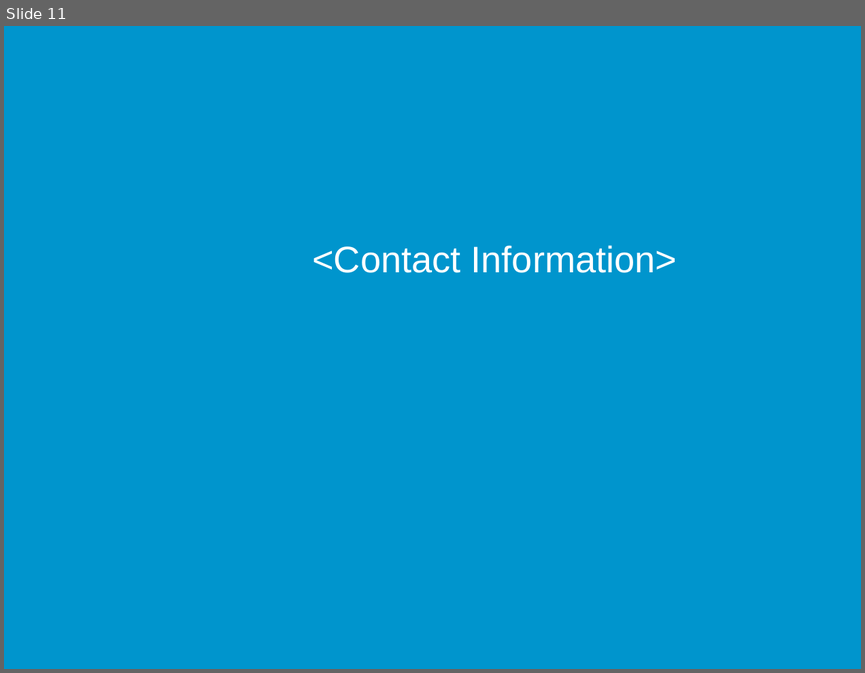
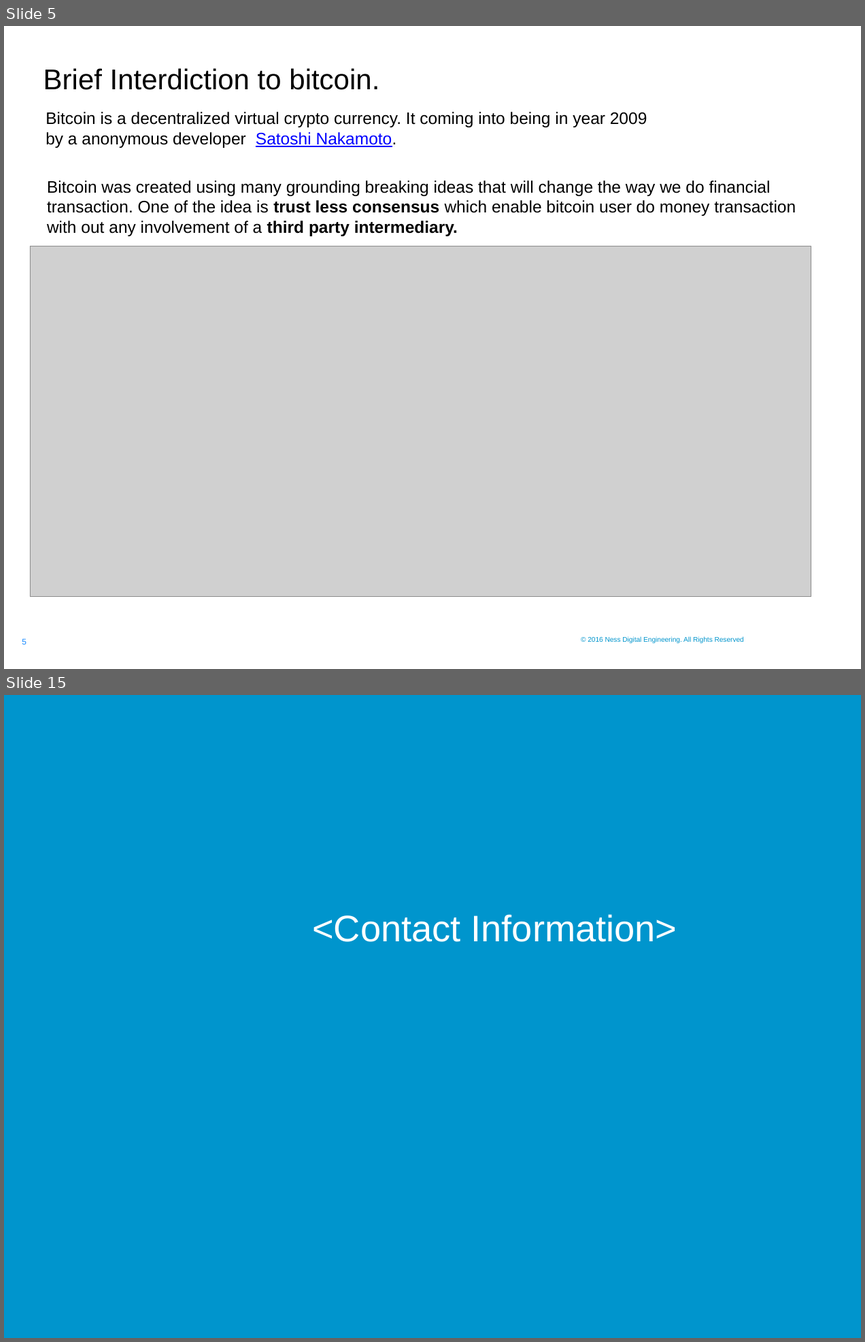
Before and after one commit to sagar-mahapatra-ness/traning, a slide deck: The_Raise_Of_Bitcoin_And_Other_Cryptocurrencies/Ness.pptx. Shown one above the other, each under a label of ours: slide 11 before the commit, slides 5 and 15 after it; the slides between them are not shown. The pictures are 865x673 and 865x1342 pixels, drawn with LibreOffice and Linux fonts; fonts in the diff are those of the drawing; grey boxes stand for pictures; background and template pictures are left out. Boxes give left, top, right and bottom in pixels: in the first picture for what was removed or moved away, otherwise in the second. Text is boxed around its words. In the diff, an @@ line names an element or a change of style, - is before the commit and + after.

```diff
--- a/The_Raise_Of_Bitcoin_And_Other_Cryptocurrencies/Ness.pptx
+++ b/The_Raise_Of_Bitcoin_And_Other_Cryptocurrencies/Ness.pptx
@@ slide 5 added at (x1=4, y1=26, x2=861, y2=669), background #FFFFFF @@
@@ title added at (x1=43, y1=68, x2=379, y2=90), 24 pt, text #000000 @@
+Brief Interdiction to bitcoin.
@@ text added at (x1=45, y1=112, x2=647, y2=148), 14 pt, text #000000 @@
+Bitcoin is a decentralized virtual crypto currency. It coming into being in year 2009
+by a anonymous developer Satoshi Nakamoto.
@@ text added at (x1=47, y1=180, x2=796, y2=236), 14 pt, text #000000 @@
+Bitcoin was created using many grounding breaking ideas that will change the way we do financial transaction. One of the idea is trust less consensus which enable bitcoin user do money transaction with out any involvement of a third party intermediary.
@@ picture added at (x1=30, y1=246, x2=810, y2=597) @@
@@ text added at (x1=587, y1=636, x2=744, y2=643), 10 pt, text #0095CD @@
+© 2016 Ness Digital Engineering. All Rights Reserved
@@ page number added at (x1=22, y1=638, x2=26, y2=644), 12 pt, text #198BFF @@
+5
@@ what was slide 11 is now slide 15 @@
```
Also in this commit, not shown: 3 slides changed, 9 other slides added, 6 slides removed, 27 other files.
